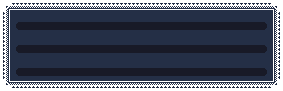
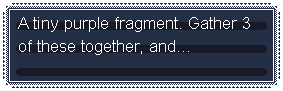
Layers edited between the first and the second 283 x 91 image:
added layer "EN" above "JP" over (x1=18, y1=17, x2=250, y2=55)
